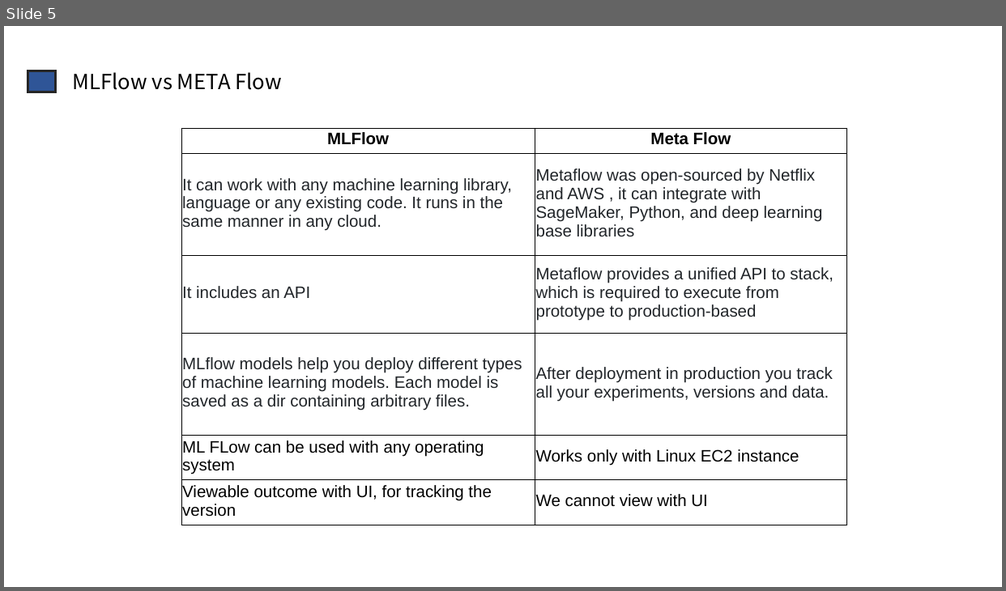
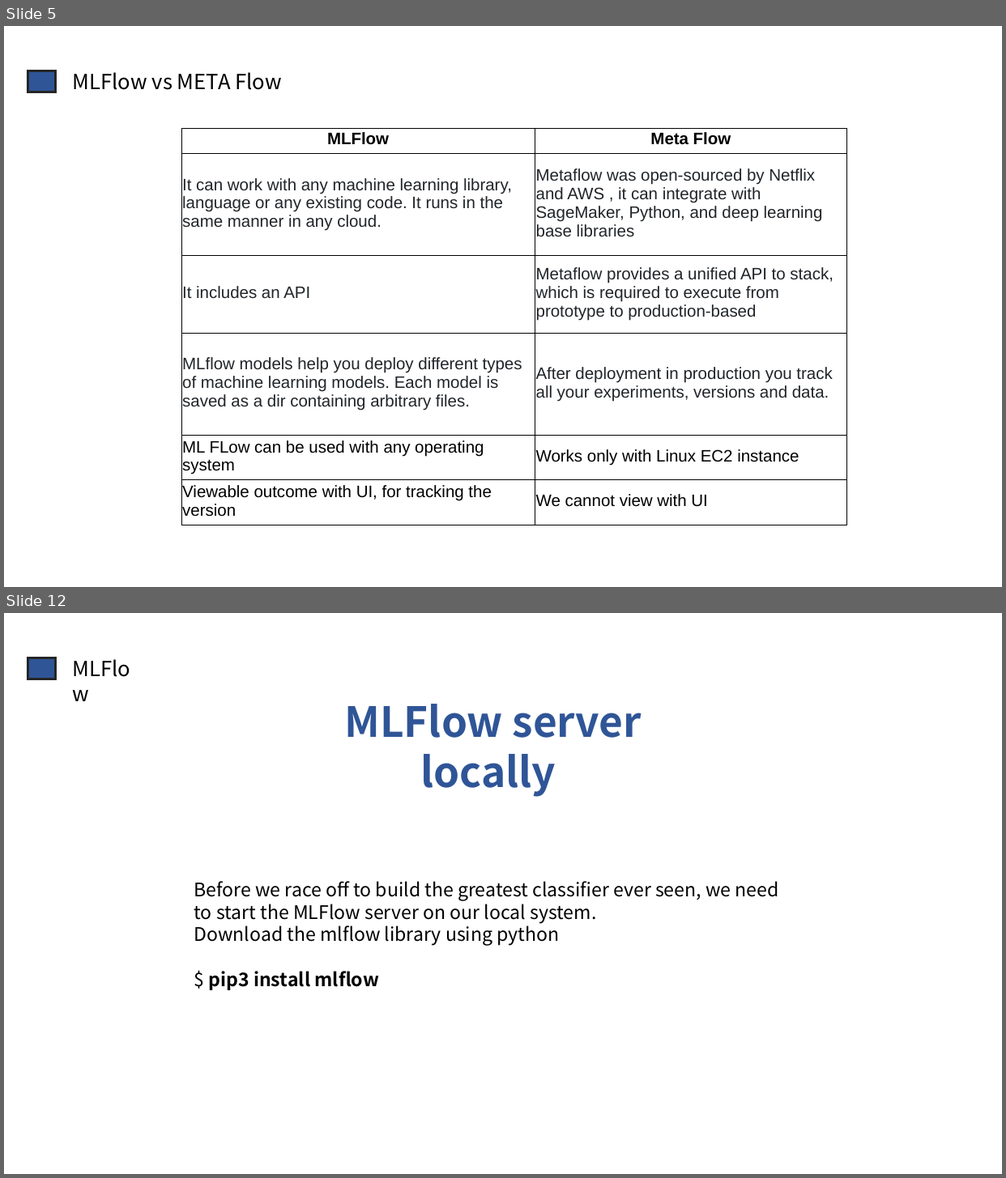
Before and after one commit to Meghashyamt/MLFlow, a slide deck: MFlow.pptx. Shown one above the other, each under a label of ours: slide 5 before the commit, slides 5 and 12 after it; the slides between them are not shown. The pictures are 1006x591 and 1006x1178 pixels, drawn with LibreOffice and Linux fonts; fonts in the diff are those of the drawing. Boxes give left, top, right and bottom in pixels: in the first picture for what was removed or moved away, otherwise in the second. Text is boxed around its words. In the diff, an @@ line names an element or a change of style, - is before the commit and + after.

```diff
--- a/MFlow.pptx
+++ b/MFlow.pptx
@@ slide 12 added at bbox=[4, 613, 1002, 1174], background #FFFFFF @@
@@ rectangle added at bbox=[28, 658, 56, 679], fill #2F5597, outline #262626 2.25 pt @@
@@ text added at bbox=[66, 652, 153, 685], 20 pt, text #000000 @@
+MLFlow
@@ text added at bbox=[344, 704, 641, 797], 40 pt, text #2F5597, bold @@
+MLFlow server locally
@@ text added at bbox=[194, 881, 779, 990], 18 pt, text #000000 @@
+Before we race off to build the greatest classifier ever seen, we need to start the MLFlow server on our local system.
+Download the mlflow library using python
+$ pip3 install mlflow
```
Also in this commit, not shown: 1 slide changed, 11 other slides added, 1 slide removed, 1 other file.
